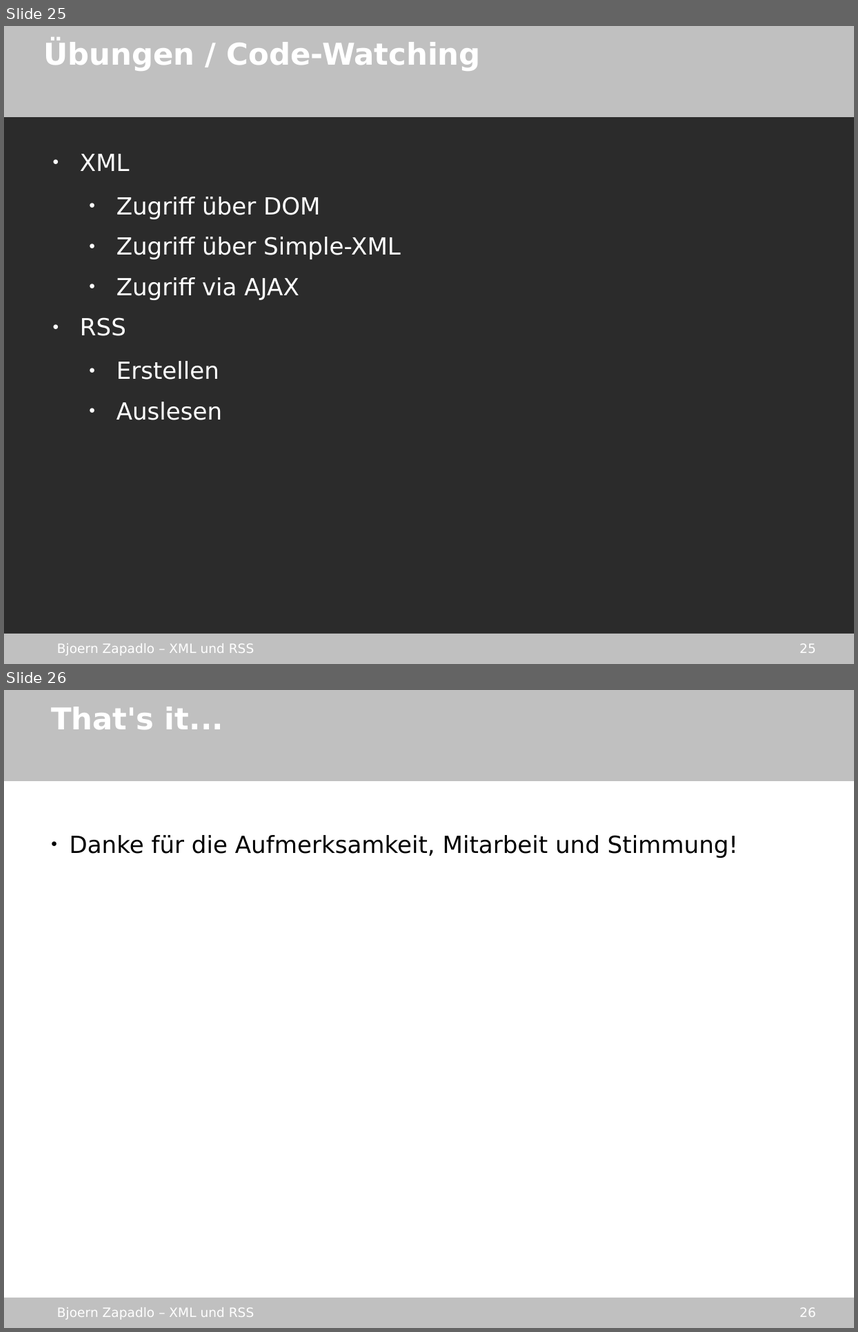
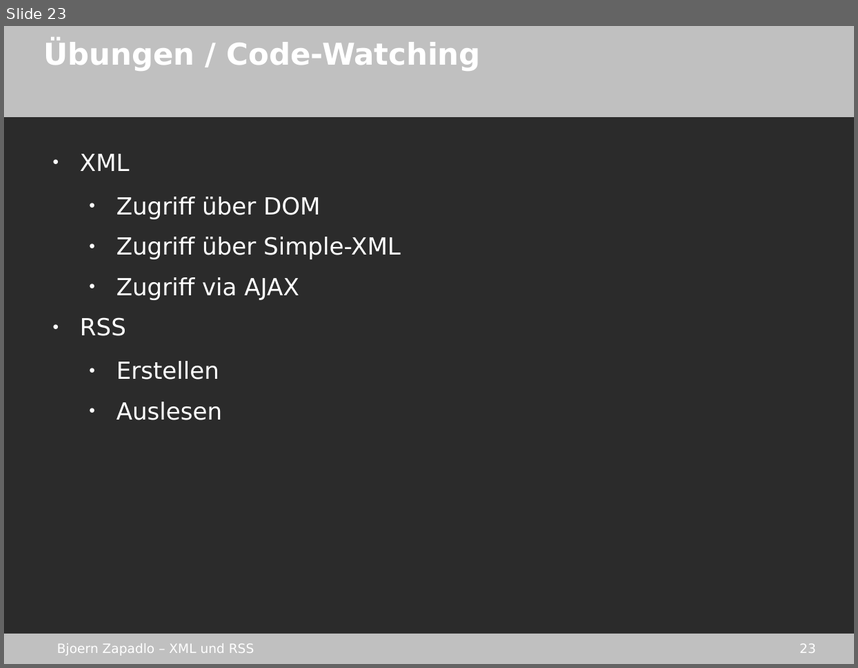
Before and after one commit to gmb2012/sae-xml_rss, a slide deck: stuff/xml_rss.odp. Shown one above the other, each under a label of ours: slides 25 and 26 before the commit, slide 23 after it. The pictures are 858x1332 and 858x668 pixels, drawn with LibreOffice and Linux fonts; fonts in the diff are those of the drawing; background and template pictures are left out; a plain dark background stands for a picture behind light text. Boxes give left, top, right and bottom in pixels: in the first picture for what was removed or moved away, otherwise in the second. Text is boxed around its words. In the diff, an @@ line names an element or a change of style, - is before the commit and + after.

```diff
--- a/stuff/xml_rss.odp
+++ b/stuff/xml_rss.odp
@@ slide 26 removed at (4, 690, 854, 1328), background picture (left out); not listed: 4 template elements that a slide beside it also shows @@
@@ text removed at (51, 707, 223, 729) @@
-That's it...
@@ text removed at (70, 835, 738, 858) @@
-● Danke für die Aufmerksamkeit, Mitarbeit und Stimmung!
@@ what was slide 25 is now slide 23 @@
@@ page number at (800, 643, 816, 653): text changed @@
-25
+23
```
Also in this commit, not shown: 1 slide added, 3 other slides removed, 1 other file.
